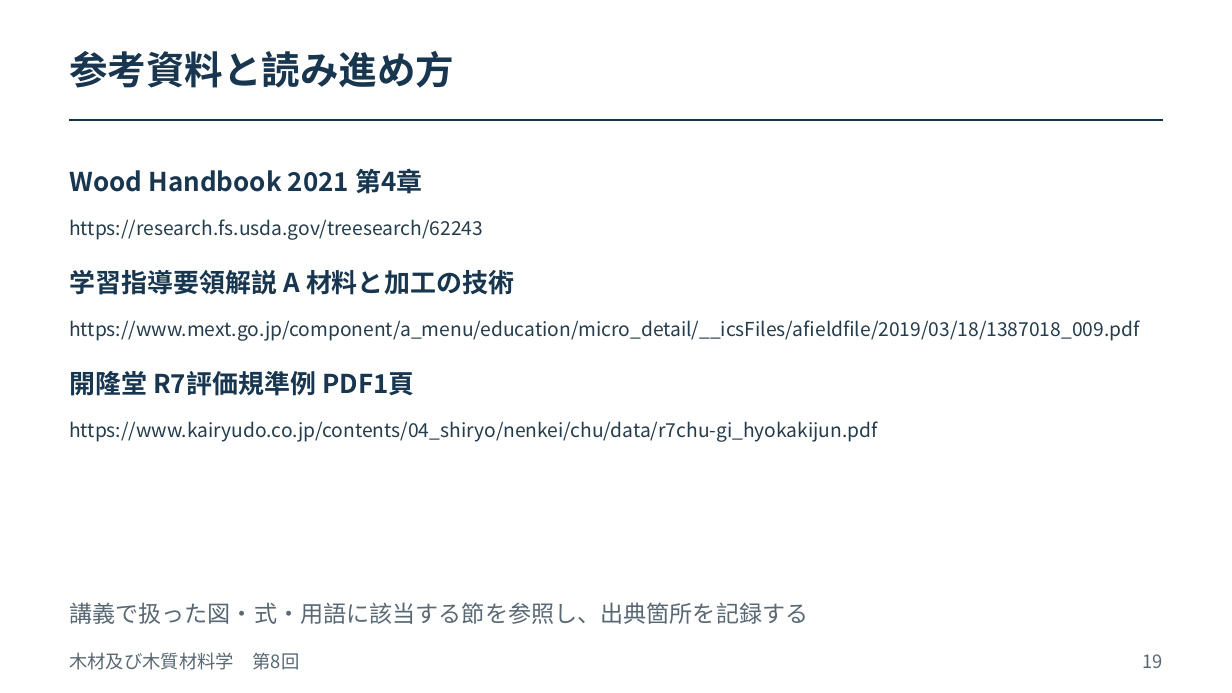
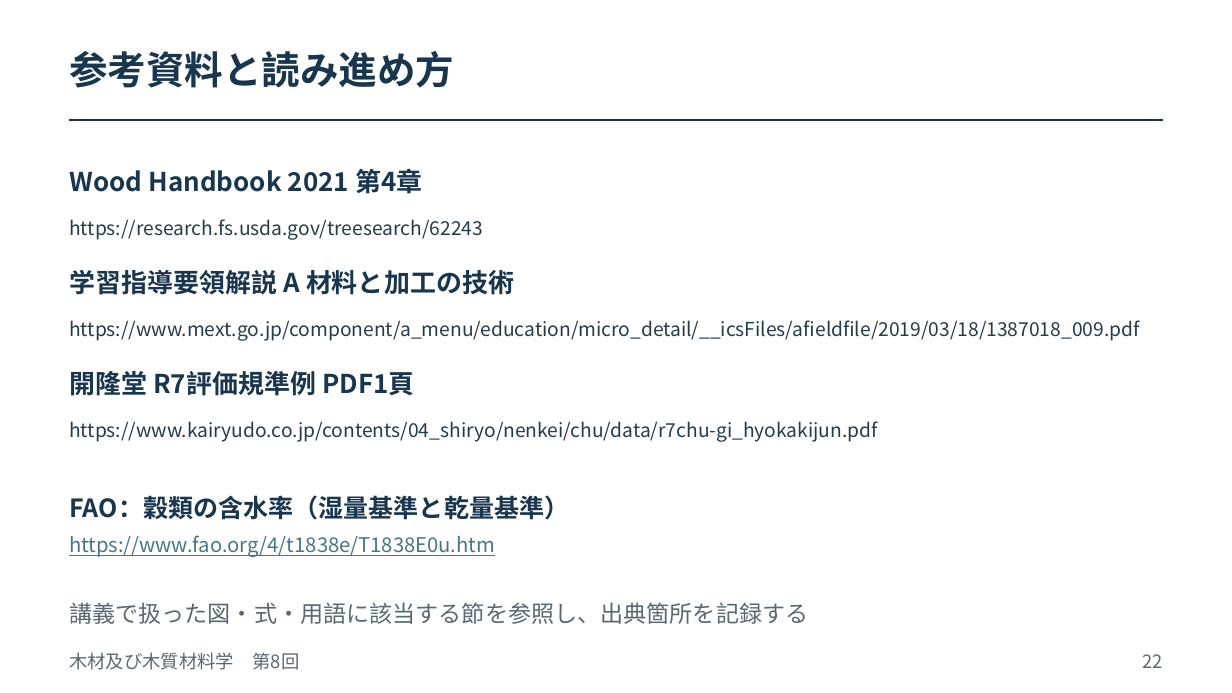
Before and after one commit to zooc-14calbp/wood-science-course, a slide deck: slide 22 of 第08回/08_木材と水.pptx (slide 19 before the commit). Drawn at 1232x693 pixels with LibreOffice and Linux fonts; fonts in the diff are those of the drawing. Boxes give left, top, right and bottom in pixels: in the first picture for what was removed or moved away, otherwise in the second. Text is boxed around its words. In the diff, an @@ line names an element or a change of style, - is before the commit and + after.

```diff
--- a/第08回/08_木材と水.pptx
+++ b/第08回/08_木材と水.pptx
@@ text added at (69,495,569,520), 19.5 pt, text #18364F, bold @@
+FAO：穀類の含水率（湿量基準と乾量基準）
@@ text added at (69,535,495,557), 15.8 pt, text #467886, underline @@
+https://www.fao.org/4/t1838e/T1838E0u.htm
@@ text at (1142,654,1162,668): text changed @@
-19
+22
```
Also in this commit, not shown: 15 other slides changed, 4 slides added, 1 slide removed, 12 other files.
